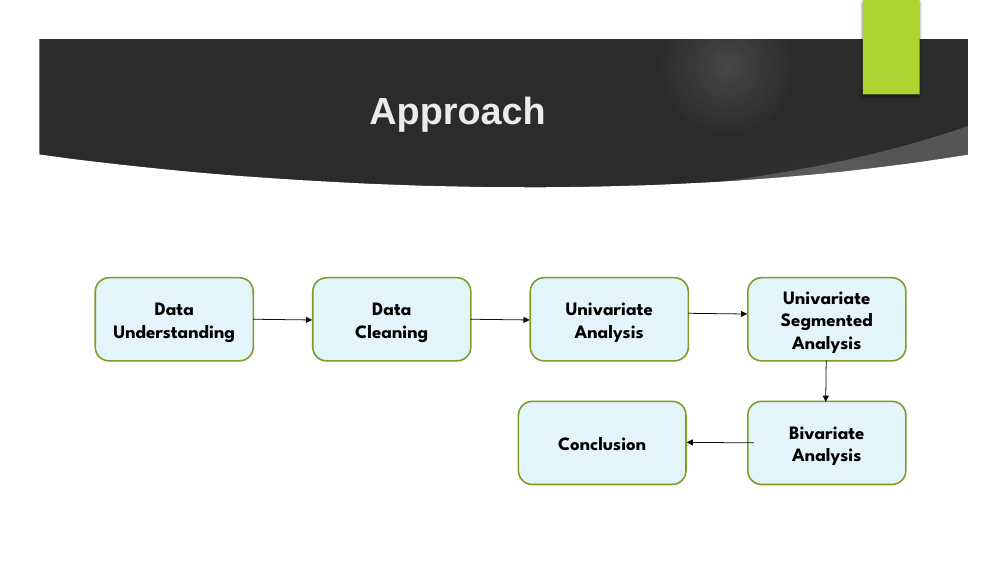
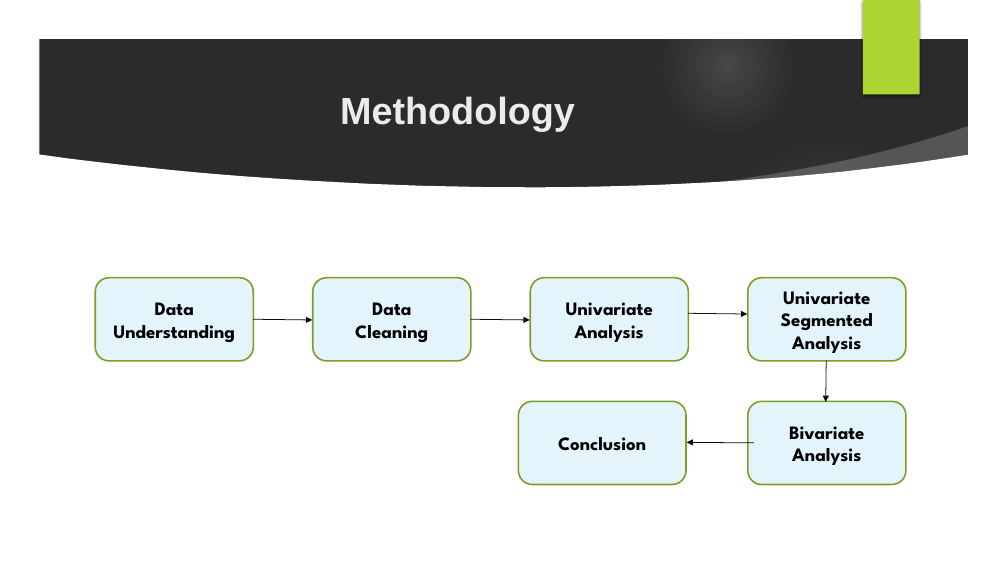
Before and after one commit to bakhortech/LendingClubCaseStudy, a slide deck: slide 6 of Lending Club.pptx. Drawn at 1008x567 pixels with LibreOffice and Linux fonts; fonts in the diff are those of the drawing; background and template pictures are left out; a plain dark background stands for a picture behind light text. Boxes give left, top, right and bottom in pixels: in the first picture for what was removed or moved away, otherwise in the second. Text is boxed around its words. In the diff, an @@ line names an element or a change of style, - is before the commit and + after.

Commit message:
Adding PPT

```diff
--- a/Lending Club.pptx
+++ b/Lending Club.pptx
@@ title at bbox=[340, 96, 575, 132]: text changed @@
-Approach
+Methodology
```
Also in this commit, not shown: 4 slides added, 1 slide removed, 1 other file.
